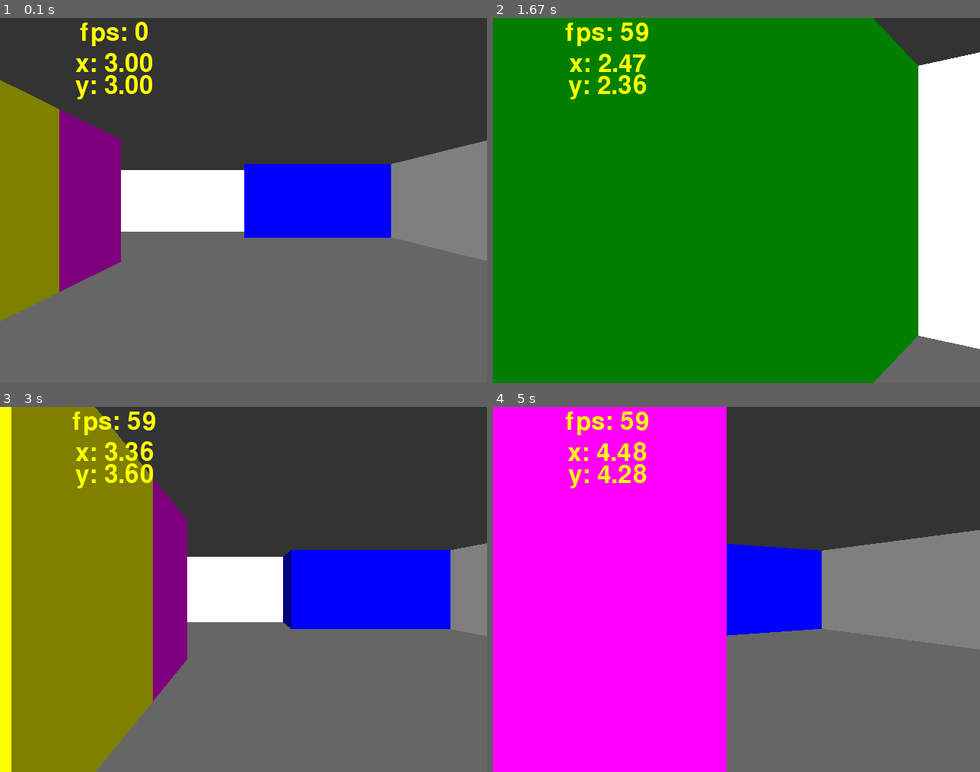
Above: before the commit, frames 1-4 (two rows, left to right).
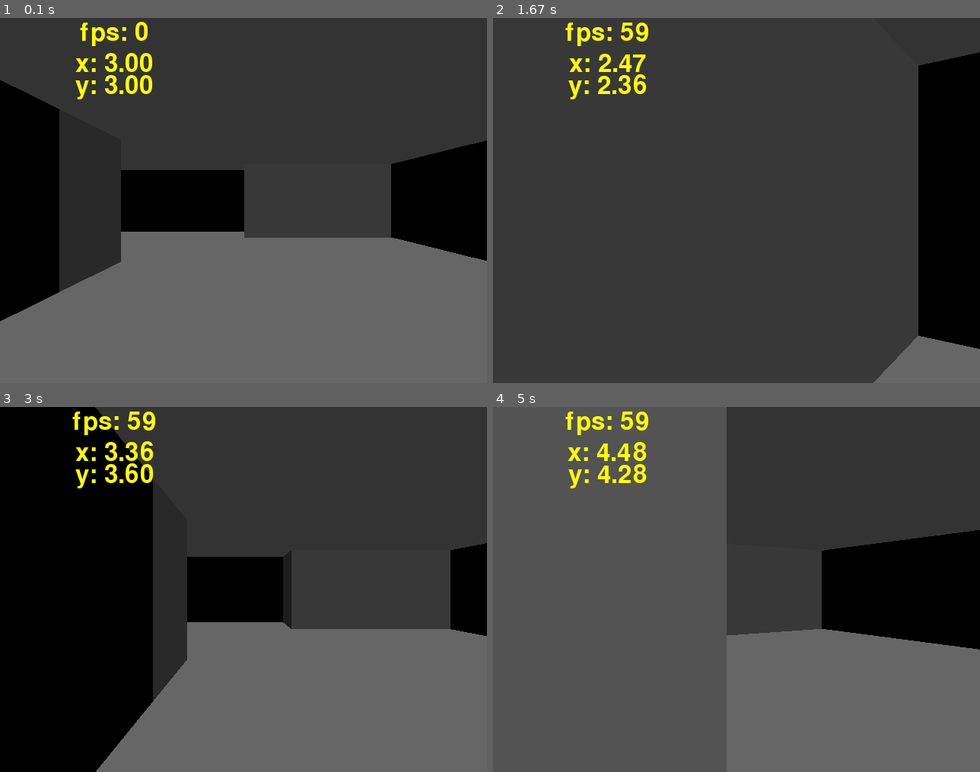
Above: after the commit, the same moments.

Repository: edwin-jones/pyrayder
Game: pygame game, started from raycast-test/raycast-test/main.pyw
Same seed, same stepped clock (60 frames per second), same inputs: the game is played once before the commit and once after it.
Inputs:
- Up to frame 1 (0.1 s): no input
- Up to frame 2 (1.67 s): hold Right 0.33-0.8 s; hold Up 0.83-1.13 s; hold Right 1.17-1.63 s; hold D 1.17-1.63 s
- Up to frame 3 (3 s): hold Left 1.67-2.2 s; hold A 1.67-2.2 s; hold Down 2.23-2.53 s; hold Left 2.57-2.97 s; hold A 2.57-2.97 s
- Up to frame 4 (5 s): hold Up 3-3.37 s; hold Right 3.4-4.03 s; hold D 3.4-4.03 s; hold Down 4.07-4.43 s; hold Left 4.47-4.93 s; hold A 4.47-4.93 s; hold Right from 4.97 s (still down); hold D from 4.97 s (still down)

The runs differ from the first frame. In frame 1, 28% of the frame differs, in the area x 0-100%, y 17-84%; in frame 2, 95%, in the area x 0-100%, y 0-100%; in frame 3, 45%; in frame 4, 61%.

Commit message:
added texture loader

Diff:
--- a/raycast-test/raycast-test/game.py
+++ b/raycast-test/raycast-test/game.py
@@ -8,6 +8,7 @@
 from player import Player
 from pygame.math import Vector2
 from side import Side
+from texture_loader import TextureLoader
 
 
 class Game(object):
@@ -61,6 +62,11 @@
 
     fps = 0
 
+    texture_loader = TextureLoader("assets/textures")
+    TEXTURES = texture_loader.get_textures()
+
+    TEXTURE_WIDTH = 64
+
     def avoid_zero(self, value):
         """use this function to avoid zero if we risk a divide by zero expression."""
         if value == 0:
@@ -321,10 +327,18 @@
             mapColorIndex = self.MAP[mapX][mapY]
             color = self.WALL_PALETTE[mapColorIndex]
 
+            #get texture to use. -1 so we can start at index 0 of texxture array
+            textureIndex = self.MAP[mapX][mapY] - 1
+            textureIndex = max(0, textureIndex)
+            texture = self.TEXTURES[textureIndex]
+
+            color = texture.get_at((1, 1))
+
             #give x and y sides different brightness
             if side == Side.TopOrBottom:
                 color = colors.halve_color(color)
 
+
           #draw the pixels of the stripe as a vertical line
             pygame.draw.line(self.SCREEN, color, (x, drawStart), (x, drawEnd))
 
--- /dev/null
+++ b/raycast-test/raycast-test/texture_loader.py
@@ -0,0 +1,17 @@
+import pygame
+import os
+
+class TextureLoader(object):
+    """A simple way to load game textures"""
+    def __init__(self, texture_folder):
+        self.textures = []
+
+        for file in os.listdir(texture_folder):
+            if file.endswith(".png"):
+                path = os.path.join(texture_folder, file)
+                print(path)
+                texture = pygame.image.load(path)
+                self.textures.append(texture)
+
+    def get_textures(self):
+        return self.textures
Binary file added: raycast-test/raycast-test/assets/textures/barrel.png
Binary file added: raycast-test/raycast-test/assets/textures/bluestone.png
Binary file added: raycast-test/raycast-test/assets/textures/colorstone.png
Binary file added: raycast-test/raycast-test/assets/textures/eagle.png
Binary file added: raycast-test/raycast-test/assets/textures/greenlight.png
Binary file added: raycast-test/raycast-test/assets/textures/greystone.png
Binary file added: raycast-test/raycast-test/assets/textures/mossy.png
Binary file added: raycast-test/raycast-test/assets/textures/pillar.png
Binary file added: raycast-test/raycast-test/assets/textures/purplestone.png
Not shown, added: raycast-test/raycast-test/assets/textures/readme.txt
Binary file added: raycast-test/raycast-test/assets/textures/redbrick.png
Binary file added: raycast-test/raycast-test/assets/textures/wood.png
